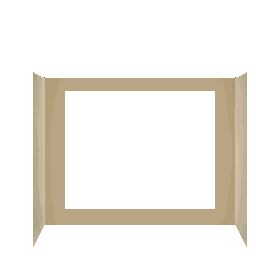
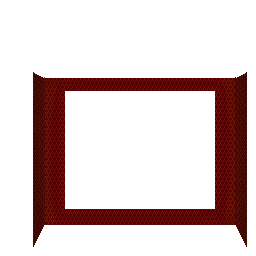
Layered file, before and after one edit (256 x 256). Changes by layer:
painted on "Layer 1" over (45, 223, 235, 225)
added layer "Layer 3 copy" above "Layer 3 copy 2" over (33, 72, 247, 247)
added layer "Layer 3" above "Layer 2" over (45, 78, 235, 225)
added layer "Layer 2" above "TheaterWall" over (45, 78, 235, 225)
painted on "TheaterWall" over (33, 72, 247, 247)
